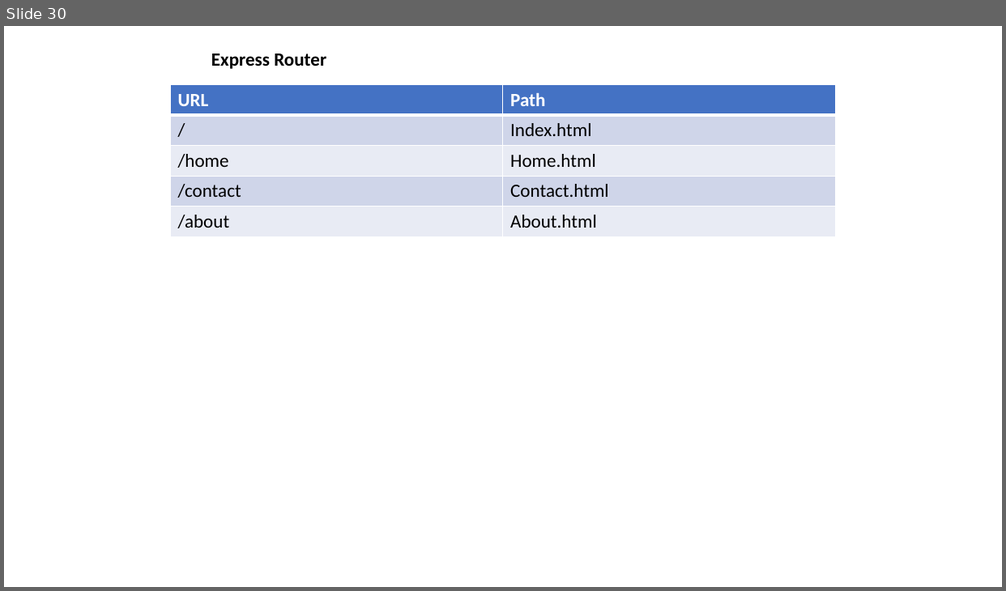
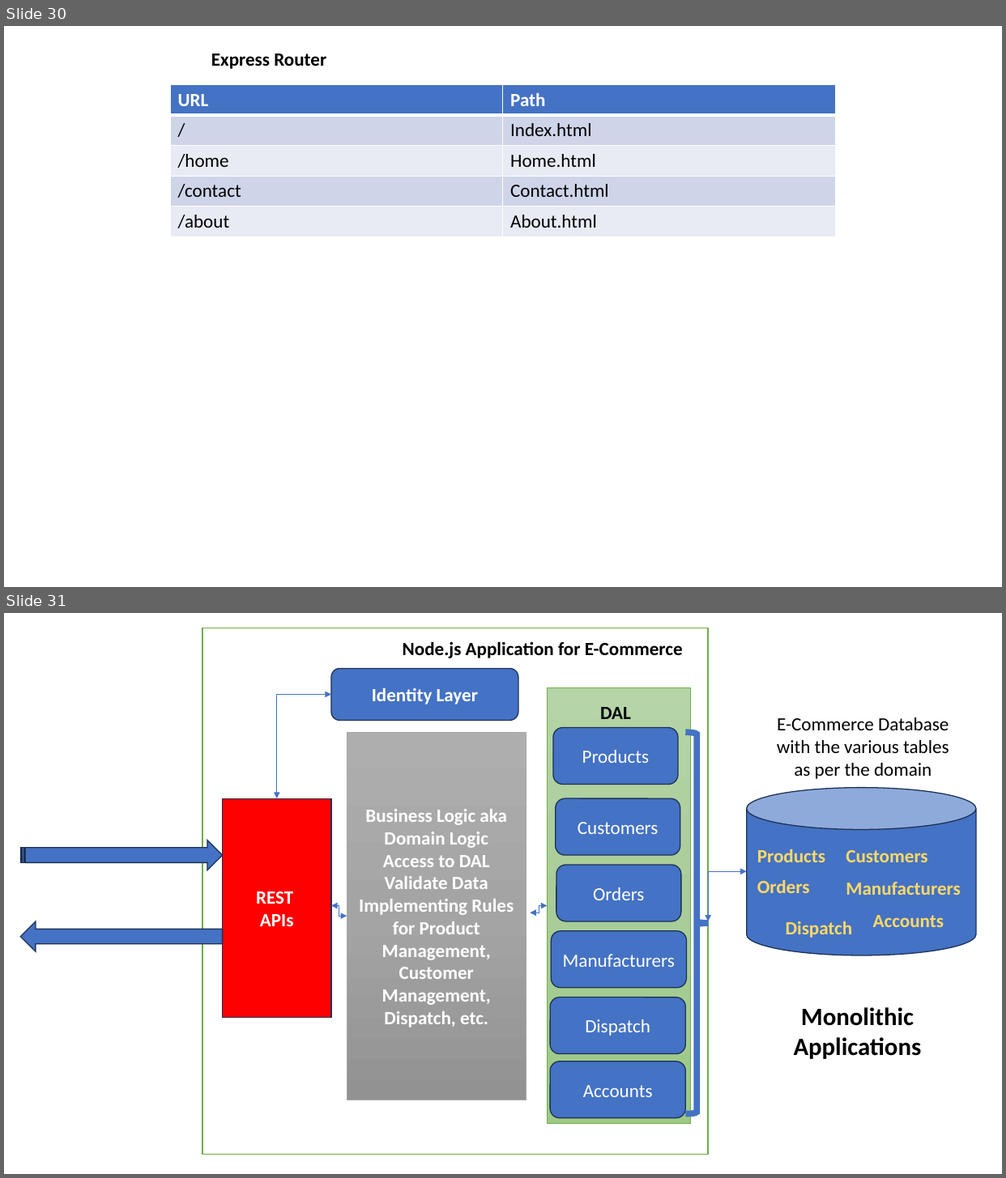
Before and after one commit to maheshsabnis/ugam, a slide deck: Training_Presentetions.pptx. Shown one above the other, each under a label of ours: slide 30 before the commit, slides 30 and 31 after it. The pictures are 1006x591 and 1006x1178 pixels, drawn with LibreOffice and Linux fonts; fonts in the diff are those of the drawing. Boxes give left, top, right and bottom in pixels: in the first picture for what was removed or moved away, otherwise in the second. Text is boxed around its words. In the diff, an @@ line names an element or a change of style, - is before the commit and + after.

```diff
--- a/Training_Presentetions.pptx
+++ b/Training_Presentetions.pptx
@@ slide 31 added at <box>4,613,1002,1174</box>, background #FFFFFF @@
@@ rectangle added at <box>202,628,709,1154</box>, fill #FFFFFF, outline #70AD47 1 pt @@
@@ text added at <box>403,641,683,658</box>, 18 pt, text #000000, bold @@
+Node.js Application for E-Commerce
@@ rounded rectangle added at <box>331,668,518,720</box>, fill #4472C4, outline #1E3256 1 pt, 18 pt, text #FFFFFF, bold @@
+Identity Layer
@@ elbow double arrow added from (331, 695) to (277, 798), #4472C4 0.5 pt @@
@@ rectangle added at <box>548,688,691,1124</box>, fill gradient #B5D5A7 to #AACE9A to #9CC987, outline #70AD47 0.5 pt @@
@@ text added at <box>600,707,631,719</box>, 18 pt, text #000000, bold @@
+DAL
@@ rectangle added at <box>347,732,526,1100</box>, fill gradient #AFAFAF to #A5A5A5 to #939393, outline #A5A5A5 0.5 pt, 18 pt, text #FFFFFF, bold @@
+Business Logic aka Domain Logic
+Access to DAL
+Validate Data
+Implementing Rules for Product Management, Customer Management, Dispatch, etc.
@@ rounded rectangle added at <box>553,727,679,785</box>, fill #4472C4, outline #1E3256 1 pt, 18 pt, text #FFFFFF @@
+Products
@@ right brace added at <box>686,732,709,1114</box>, outline #4472C4 6 pt @@
@@ text added at <box>777,717,948,779</box>, 18 pt, text #000000 @@
+E-Commerce Database with the various tables as per the domain
@@ rectangle added at <box>223,798,331,1018</box>, fill #FF0000, outline #1E3256 1 pt, 18 pt, text #FFFFFF, bold @@
+REST
+APIs
@@ rounded rectangle added at <box>556,798,681,855</box>, fill #4472C4, outline #1E3256 1 pt, 18 pt, text #FFFFFF @@
+Customers
@@ cylinder added at <box>747,787,977,955</box>, fill #4472C4, outline #1E3256 1 pt @@
@@ striped right arrow added at <box>20,840,223,870</box>, fill #4472C4, outline #1E3256 1 pt @@
@@ text added at <box>757,850,825,862</box>, 18 pt, text gradient #FFC000 to #FFD966 to #FFF2CC, bold @@
+Products
@@ text added at <box>846,850,927,862</box>, 18 pt, text gradient #FFC000 to #FFD966 to #FFF2CC, bold @@
+Customers
@@ rounded rectangle added at <box>556,865,681,922</box>, fill #4472C4, outline #1E3256 1 pt, 18 pt, text #FFFFFF @@
+Orders
@@ elbow double arrow added from (709, 922) to (747, 872), #4472C4 0.5 pt @@
@@ text added at <box>757,880,810,893</box>, 18 pt, text gradient #FFC000 to #FFD966 to #FFF2CC, bold @@
+Orders
@@ text added at <box>846,882,960,895</box>, 18 pt, text gradient #FFC000 to #FFD966 to #FFF2CC, bold @@
+Manufacturers
@@ left arrow added at <box>20,922,223,952</box>, fill #4472C4, outline #1E3256 1 pt @@
@@ elbow double arrow added from (331, 905) to (347, 916), #4472C4 0.5 pt @@
@@ elbow double arrow added from (530, 914) to (548, 905), #4472C4 0.5 pt @@
@@ text added at <box>786,922,853,938</box>, 18 pt, text gradient #FFC000 to #FFD966 to #FFF2CC, bold @@
+Dispatch
@@ text added at <box>873,915,944,927</box>, 18 pt, text gradient #FFC000 to #FFD966 to #FFF2CC, bold @@
+Accounts
@@ rounded rectangle added at <box>552,931,687,988</box>, fill #4472C4, outline #1E3256 1 pt, 18 pt, text #FFFFFF @@
+Manufacturers
@@ rounded rectangle added at <box>551,998,686,1054</box>, fill #4472C4, outline #1E3256 1 pt, 18 pt, text #FFFFFF @@
+Dispatch
@@ text added at <box>794,1007,922,1059</box>, 24 pt, text #000000, bold @@
+Monolithic Applications
@@ rounded rectangle added at <box>551,1062,686,1118</box>, fill #4472C4, outline #1E3256 1 pt, 18 pt, text #FFFFFF @@
+Accounts
```
Also in this commit, not shown: 8 other slides added, 9 other files.
